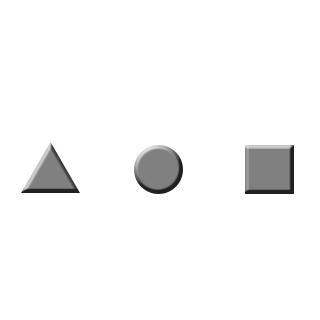
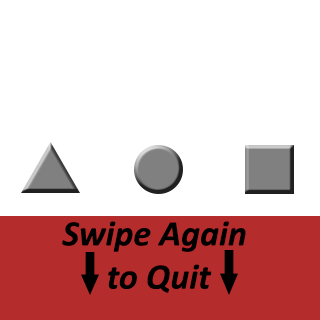
Layer changes from the first 320×320 image to the second:
added layer "Shape 1 copy" above "Shape 1" over [left=81, top=252, right=99, bottom=295]
added layer "Shape 1" above "Swipe Again to Quit" over [left=220, top=250, right=238, bottom=295]
added layer "Swipe Again to Quit" above "Layer 1" over [left=62, top=221, right=246, bottom=293]
added layer "Layer 1" above "Group 1" over [left=0, top=216, right=320, bottom=320]
